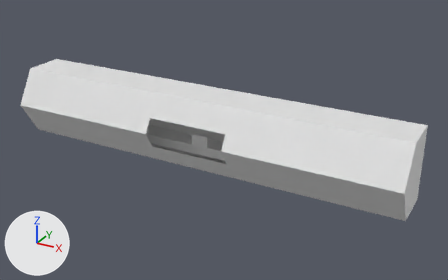
Renders of the Blender file cubeman-resources/models/scenario/Level Headquarters/model-scenario-levelSafeZone-headquarters.blend from each side of a commit.
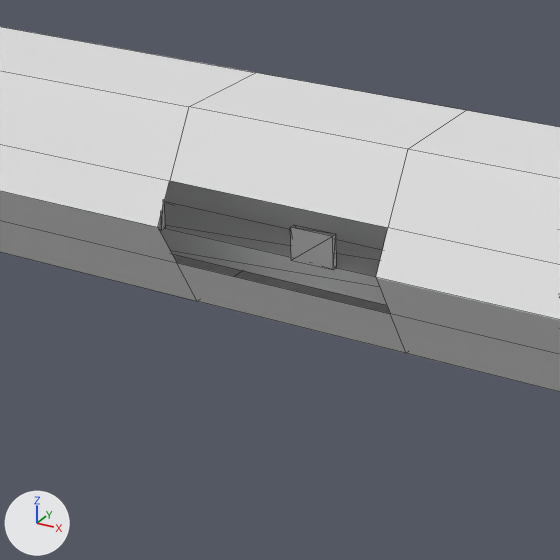
Each version is shown whole from a camera (50 mm lens) standing at (140.3, -236.1, 121.2) and looking at (10.9, -0.9, 3.6), then close up on the part from 20% to 64% of the width and 20% to 89% of the height. Lighting does not change. The marker at lower left points along +X, +Y and +Z. The close-ups show mesh edges as thin lines.

The scene before the commit, as lines of its bpy script (objects in view):
```python
me_cylinder = bpy.data.meshes.new('Cylinder')
me_cylinder.from_pydata(...)  # 30 vertices, 22 faces; spans x -100.0..100.0, y -20.0..10.0, z -10.0..25.0
me_cylinder.materials.append(mat_material)  # its picture is missing
me_scene = bpy.data.meshes.new('Scene')
me_scene.from_pydata(...)  # a box spanning x -50.0..50.0, y -50.0..50.0, z -50.0..50.0
ob_cylinder_wall_mesh = bpy.data.objects.new('cylinder_wall_mesh', me_cylinder)
ob_cylinder_wall_mesh.location = (0.0, 0.0, 0.0)
ob_ground_references = bpy.data.objects.new('ground_references', me_scene)
ob_ground_references.location = (0.0, 0.5, -3.0)
ob_ground_references.rotation_euler = (1.571, 0.0, 0.0)  # degrees (90, 0, 0)
ob_ground_references.scale = (0.8, 0.0458, 0.1)
ob_level_selector_zone = bpy.data.objects.new('level_selector_zone', me_scene)
ob_level_selector_zone.location = (0.0, -5.0, 2.3)
ob_level_selector_zone.rotation_euler = (1.571, 0.0, 0.0)  # degrees (90, 0, 0)
ob_level_selector_zone.scale = (0.08, 0.06, 0.01)
```
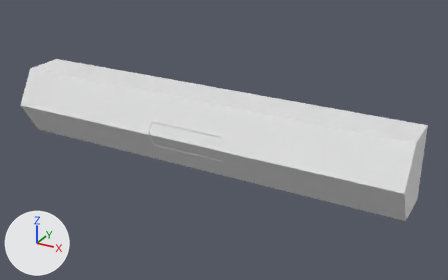
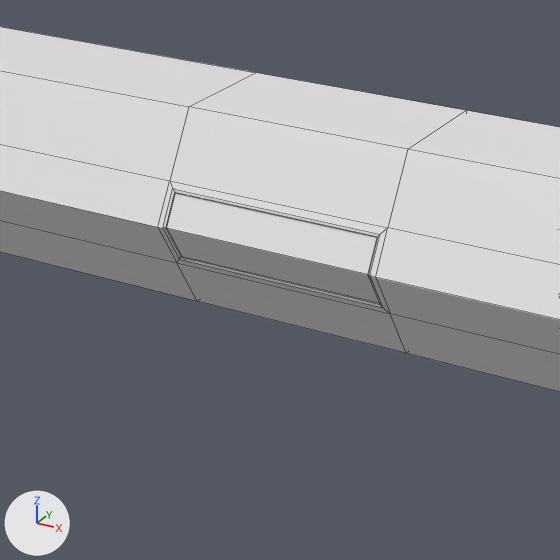
Changed parts and their boxes (x1, y1, x2, y2) in the close-ups (560 x 560 px):
'glass', added
    after: (167, 193, 379, 303)
part 1 of me_cylinder, built on
    before: (165, 181, 388, 250)
    after: (158, 181, 390, 314)
'ground_references', unchanged, covered by the edit
    before: (160, 201, 387, 305)
'level_selector_zone', unchanged, covered by the edit
    before: (290, 225, 336, 270)

What changed in the scene script:
```text
Add mat_material_glass:
    mat_material_glass = principled_material('material_glass')
    mat_material_glass.base_color = (0.8, 0.8, 0.8)  # white #e7e7e7
Change me_cylinder:
    used by ob_cylinder_wall_mesh; location = (0.0, 0.0, 0.0)
    remove me_cylinder.from_pydata(...)  # 30 vertices, 22 faces; spans x -100.0..100.0, y -20.0..10.0, z -10.0..25.0
    add me_cylinder.from_pydata(...)  # 56 vertices, 56 faces; spans x -100.0..100.0, y -20.0..10.0, z -10.0..25.0
    me_cylinder part 1
    2 faces are deleted
    12 vertices are added at x -20.0..20.0, y -20.0..10.0, z 0.0..13.0
    8 new vertices lie (38.0, 0.0, 0.0) away from vertices in x -19.0, y -17.0..-16.0, z 0.0..13.0
    6 new vertices lie (0.0, -3.0, -6.0) away from vertices in x -19.0..19.0, y -17.0, z 13.0
    36 new faces join them
Add me_cylinder_002:
    me_cylinder_002.from_pydata([(18.6, -19.6, 7.3), (-18.6, -19.6, 7.3), (-18.6, -16.7, 12.5), (18.6, -16.7, 12.5), (-18.6, -15.9, 1.0), (18.6, -15.9, 1.0)], [], [(3, 0, 1, 2), (0, 5, 4, 1)])
    me_cylinder_002.materials.append(mat_material_glass)  # white #e7e7e7
Add ob_glass:
    ob_glass = bpy.data.objects.new('glass', me_cylinder_002)
    ob_glass.location = (0.0, 0.0, 0.0)
```
